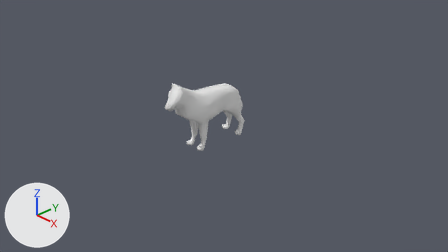
Two versions of the Blender file Assets/Models/wolf.blend, one commit apart.
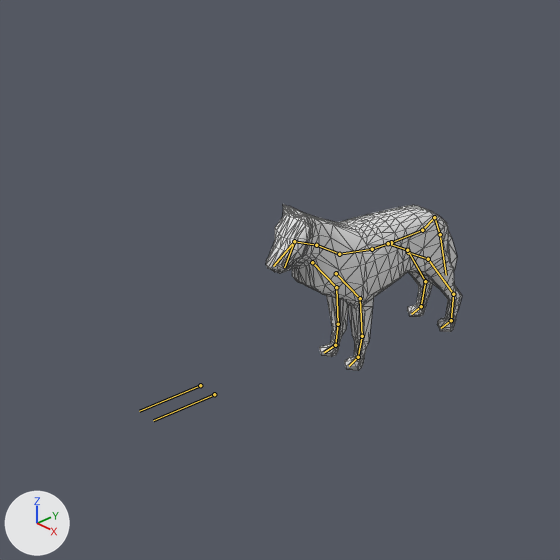
Old and new are each drawn from the file's camera 'Camera' and again close up on the part from 13% to 64% of the width and 0% to 90% of the height. Every picture has the same lights, and +X, +Y and +Z are marked at lower left. The bones that bend it are drawn over the model as lines in the close-ups. The close-ups show mesh edges as thin lines.
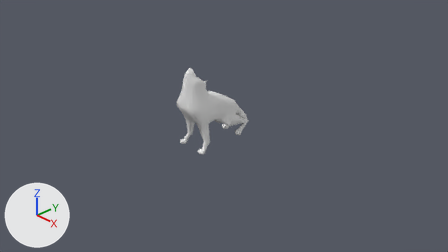
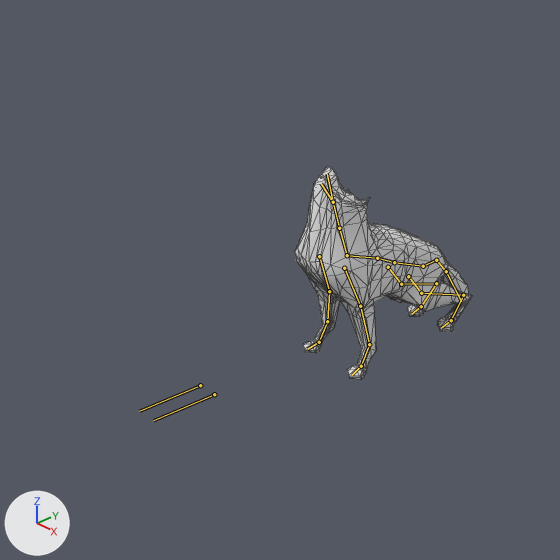
The newer file adds an action. The first version stands in its rest pose; the second is drawn at frame 174 of the action 'oneShotHowl'.

Where the change shows, as pixel boxes (x1, y1, x2, y2) in the close-ups (560 x 560 px):
'Cube', posed (10% narrower, 27% taller)
    before: (266, 204, 462, 371)
    after: (295, 167, 472, 380)
bone 'Hips', root to tip
    before: (422, 230) to (391, 242)
    after: (423, 266) to (394, 262)
bone 'Torso', root to tip
    before: (391, 242) to (372, 249)
    after: (394, 262) to (377, 258)
bone 'Chest', root to tip
    before: (372, 249) to (339, 254)
    after: (377, 258) to (347, 255)
bone 'Neck', root to tip
    before: (339, 254) to (316, 245)
    after: (347, 255) to (339, 228)
bone 'Head', root to tip
    before: (316, 245) to (294, 241)
    after: (339, 228) to (333, 202)
bone 'Snout', root to tip
    before: (294, 241) to (273, 266)
    after: (333, 202) to (327, 173)
bone 'Jaw', root to tip
    before: (294, 241) to (284, 267)
    after: (333, 202) to (321, 183)
bone 'Shoulder.L', root to tip
    before: (336, 273) to (360, 298)
    after: (344, 268) to (360, 306)
bone 'Shoulder.R', root to tip
    before: (312, 262) to (336, 287)
    after: (319, 256) to (329, 291)
bone 'TailUpper', root to tip
    before: (434, 217) to (440, 234)
    after: (436, 260) to (446, 271)

The edits, one by one:
Bone 'Hips' (bone_hips) moves from (0.0, 0.0, 0.0) to (0.0, 0.003, -0.372).
Bone 'Hips' (bone_hips) turns from (0, 0, 0) to (24, 0, 0) degrees about its own x, y and z.
Bone 'Torso' (bone_torso) moves from (0.0, 0.0, 0.0) to (0.0, 0.001, 0.032).
Bone 'Torso' (bone_torso) turns from (0, 0, 0) to (-3, 0, 0) degrees about its own x, y and z.
Bone 'Chest' (bone_chest) moves from (0.0, 0.0, 0.0) to (0.0, 0.104, -0.113).
Bone 'Chest' (bone_chest) turns from (0, 0, 0) to (16, 0, 0) degrees about its own x, y and z.
Bone 'Neck' (bone_neck) moves from (0.0, 0.0, 0.0) to (0.002, 0.007, -0.013).
Bone 'Neck' (bone_neck) turns from (0, 0, 0) to (-30, 0, -2) degrees about its own x, y and z.
Bone 'Head' (bone_head) moves from (0.0, 0.0, 0.0) to (-0.024, -0.179, 0.037).
Bone 'Head' (bone_head) turns from (0, 0, 0) to (-13, -1, 4) degrees about its own x, y and z.
Bone 'Snout' (bone_snout) moves from (0.0, 0.0, 0.0) to (0.0, -0.56, 0.094).
Bone 'Snout' (bone_snout) turns from (0, 0, 0) to (58, -1, 2) degrees about its own x, y and z.
Bone 'Jaw' (bone_jaw) moves from (0.0, 0.0, 0.0) to (0.002, -0.608, -0.165).
Bone 'Jaw' (bone_jaw) turns from (0, 0, 0) to (65, -2, 1) degrees about its own x, y and z.
Bone 'Shoulder.L' (bone_shoulder_l) moves from (0.0, 0.0, 0.0) to (-0.01, -0.019, -0.027).
Bone 'Shoulder.L' (bone_shoulder_l) turns from (0, 0, 0) to (10, -11, 4) degrees about its own x, y and z.
Bone 'Shoulder.R' (bone_shoulder_r) moves from (0.0, 0.0, 0.0) to (0.009, -0.018, -0.025).
Bone 'Shoulder.R' (bone_shoulder_r) turns from (0, 0, 0) to (10, 10, -4) degrees about its own x, y and z.
Bone 'TailUpper' (bone_tailupper) moves from (0.0, 0.0, 0.0) to (0.0, -0.049, -0.265).
Bone 'TailUpper' (bone_tailupper) turns from (0, 0, 0) to (-42, 0, 0) degrees about its own x, y and z.
Bone 'FrontIK.L' (bone_frontik_l) moves from (0.0, 0.0, 0.0) to (0.133, -0.08, -0.006).
Bone 'FrontIK.R' (bone_frontik_r) moves from (0.0, 0.0, 0.0) to (-0.155, -0.069, 0.0).
